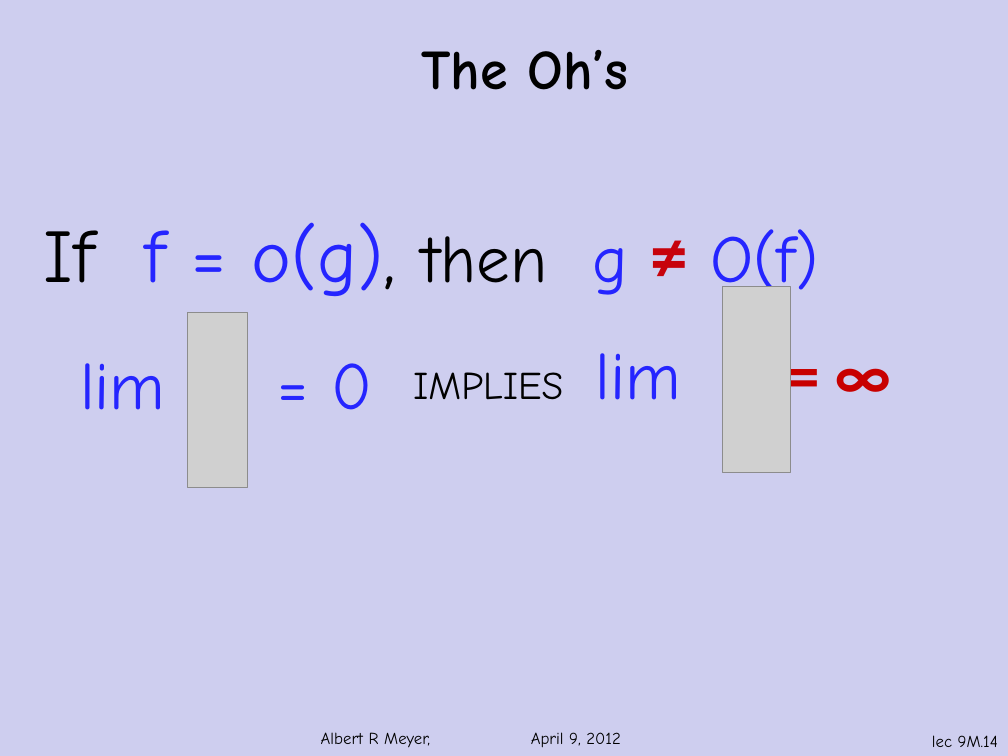
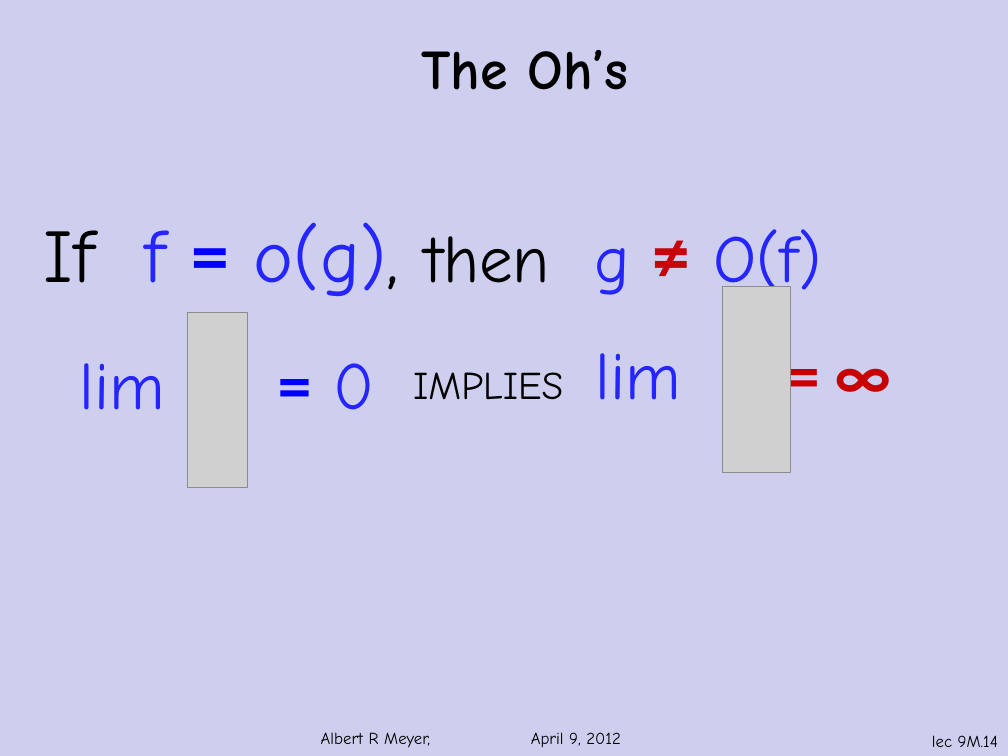
Before and after one commit to armeyer/mcs_web, a slide deck: slide 14 of spring12/slidesS12/asymptotics.pptx. Drawn at 1008x756 pixels with LibreOffice and Linux fonts; fonts in the diff are those of the drawing; grey boxes stand for pictures; background and template pictures are left out. Boxes give left, top, right and bottom in pixels: in the first picture for what was removed or moved away, otherwise in the second. Text is boxed around its words. In the diff, an @@ line names an element or a change of style, - is before the commit and + after.

```diff
--- a/spring12/slidesS12/asymptotics.pptx
+++ b/spring12/slidesS12/asymptotics.pptx
@@ text "If f = o(g), then ..." at (43,222,821,303): font Comic Neue to Calibri, text colour #2525FF to #0000FF, bold on in "=" @@
@@ text "lim = 0" at (80,363,375,410): font Comic Neue to Calibri, text colour #2525FF to #0000FF, bold on in "=" @@
```
Also in this commit, not shown: 15 other slides changed.
